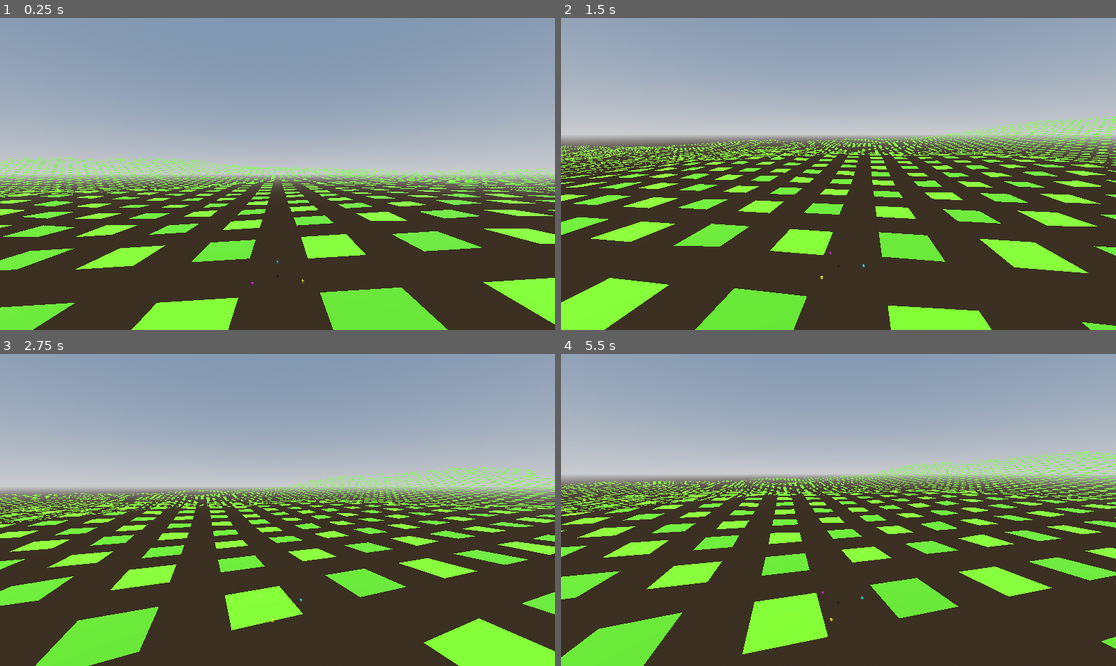
Above: before the commit, frames 1-4 (two rows, left to right).
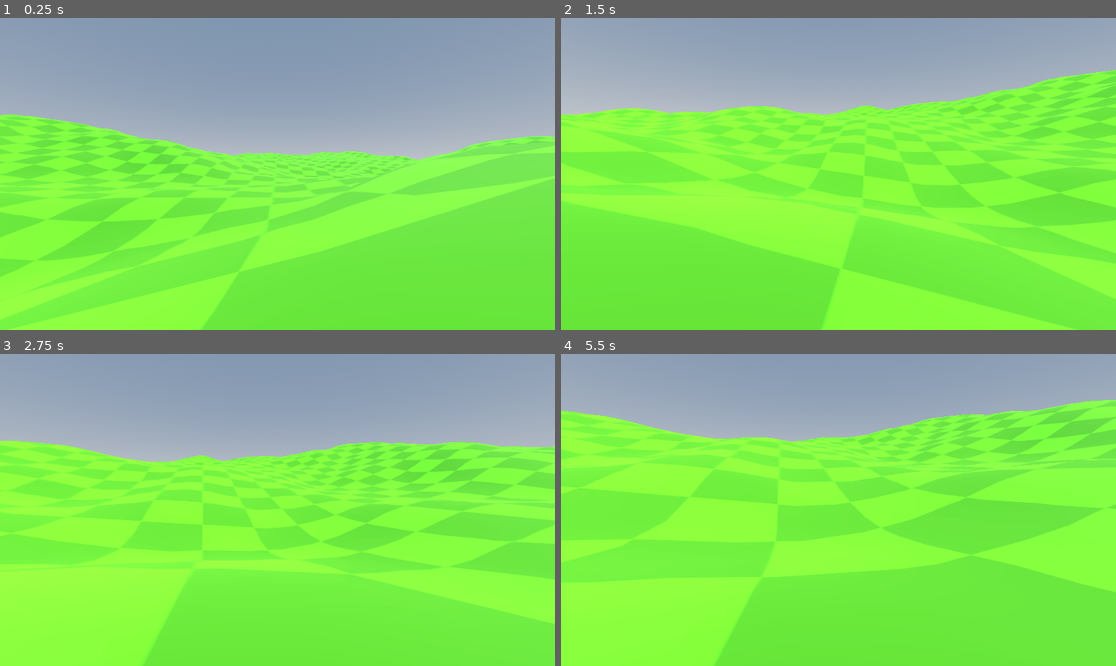
Above: after the commit, the same moments.

Repository: westonkelliher/GetHeavy
Game: Godot game, scene res://world.tscn
The game is run twice, just before and just after one commit, with the same random seed, the same clock (stepped at 60 frames per second) and the same inputs.
Inputs (mouse positions are in pixels of both pictures, inside the frame that each line leads up to):
- Up to frame 1 (0.25 s): no input
- Up to frame 2 (1.5 s): move the mouse to (960, 158) at 0.52 s; tap Space (heavy) at 0.6, 1.35 s; click (960, 158) at 0.67 s; move the mouse to (810, 174) at 1.27 s; click (810, 174) at 1.42 s
- Up to frame 3 (2.75 s): move the mouse to (288, 503) at 2.02 s; tap Space (heavy) at 2.1 s; click (288, 503) at 2.17 s
- Up to frame 4 (5.5 s): move the mouse to (832, 516) at 2.77 s; tap Space (heavy) every 0.75 s from 2.85 to 5.1 s; click (832, 516) at 2.92 s; move the mouse to (877, 513) at 3.52 s; click (877, 513) at 3.67 s; move the mouse to (794, 506) at 4.27 s; click (794, 506) at 4.42 s; move the mouse to (844, 510) at 5.02 s; click (844, 510) at 5.17 s

The runs differ from the first frame. In frame 1, 50% of the frame differs, in the area x 0-100%, y 30-100%; in frame 2, 62%; in frame 3, 60%; in frame 4, 70%, in the area x 0-100%, y 14-100%.

Commit message:
fixed height floor scaling

Diff:
--- a/calc.gd
+++ b/calc.gd
@@ -50,7 +50,10 @@
 	if tang_norm.y > 0:
 		tang_norm = -tang_norm
 	# projection of DOWN onto the plane
-	var down_proj: Vector3 = Vector3.DOWN - tang_norm.dot(Vector3.DOWN) * tang_norm
+	var dot := tang_norm.dot(Vector3.DOWN)
+	if dot > 0.999:
+		return Vector3.ZERO
+	var down_proj: Vector3 = Vector3.DOWN - dot * tang_norm
 	# debug
 	player.set_debug_points([a, b, c, p])
 	#
--- a/height_floor.gd
+++ b/height_floor.gd
@@ -5,13 +5,13 @@
 
 signal terrain_ready
 
-const VERTICE_SPACING := 2.0
+const VERTICE_SPACING := 1.1
 
 func noise_init_heights(s: float = amplitude) -> void:
 	# 1. Build noise → Image --------------------------------------------------
 	var noise := FastNoiseLite.new()
 	noise.noise_type = FastNoiseLite.TYPE_SIMPLEX_SMOOTH
-	noise.frequency  = 0.002
+	noise.frequency  = 0.008
 	noise.seed       = randi()
 
 	var tex := NoiseTexture2D.new()
@@ -26,10 +26,12 @@
 
 	# 2. Feed heights into existing HeightMapShape3D --------------------------
 	$Shape.shape.update_map_data_from_image(img, -s, s)
+	$Shape.scale = Vector3.ONE*VERTICE_SPACING
 
 	# 3. Build CPU mesh that reuses the material set in the editor ------------
 	$Mesh.mesh = build_heightmap_mesh(img, -s, s)
-	$Mesh.position = Vector3((size.x - 1) * 0.5, 0.0, (size.y - 1) * 0.5)*-1
+	const sconch := 0.5*VERTICE_SPACING
+	$Mesh.position = Vector3((size.x - 1) * sconch, 0.0, (size.y - 1) * sconch)*-1
 	# (material_override stays whatever you set in the Inspector)
 
 	# 4. Signal that terrain is ready after physics has the collider ----------
@@ -47,27 +49,28 @@
 	var inv_w: float = 1.0 / float(w - 1)
 	var inv_d: float = 1.0 / float(d - 1)
 
-	for z_ in range(d - 1):
-		for x_ in range(w - 1):
-			var z := z_*VERTICE_SPACING
-			var x := x_*VERTICE_SPACING
+	for z_i in range(d - 1):
+		for x_i in range(w - 1):
+			var z := z_i*VERTICE_SPACING
+			var x := x_i*VERTICE_SPACING
+			var VS := VERTICE_SPACING
 			# sample heights --------------------------------------------------
-			var h00: float = h_min + (h_max - h_min) * img.get_pixel(x,     z).r
-			var h10: float = h_min + (h_max - h_min) * img.get_pixel(x + 1, z).r
-			var h01: float = h_min + (h_max - h_min) * img.get_pixel(x,     z + 1).r
-			var h11: float = h_min + (h_max - h_min) * img.get_pixel(x + 1, z + 1).r
+			var h00: float = h_min + (h_max - h_min) * img.get_pixel(x_i,     z_i).r
+			var h10: float = h_min + (h_max - h_min) * img.get_pixel(x_i + 1, z_i).r
+			var h01: float = h_min + (h_max - h_min) * img.get_pixel(x_i,     z_i + 1).r
+			var h11: float = h_min + (h_max - h_min) * img.get_pixel(x_i + 1, z_i + 1).r
 
 			# vertices --------------------------------------------------------
-			var v00 := Vector3(x,     h00, z)
-			var v10 := Vector3(x + 1, h10, z)
-			var v01 := Vector3(x,     h01, z + 1)
-			var v11 := Vector3(x + 1, h11, z + 1)
+			var v00 := Vector3(x,     h00*VS, z)
+			var v10 := Vector3(x + VS, h10*VS, z)
+			var v01 := Vector3(x,     h01*VS, z + VS)
+			var v11 := Vector3(x + VS, h11*VS, z + VS)
 
 			# UVs -------------------------------------------------------------
 			var uv00 := Vector2(float(x)       * inv_w, float(z)       * inv_d)
-			var uv10 := Vector2(float(x + 1)   * inv_w, float(z)       * inv_d)
-			var uv01 := Vector2(float(x)       * inv_w, float(z + 1)   * inv_d)
-			var uv11 := Vector2(float(x + 1)   * inv_w, float(z + 1)   * inv_d)
+			var uv10 := Vector2(float(x + VS)   * inv_w, float(z)       * inv_d)
+			var uv01 := Vector2(float(x)       * inv_w, float(z + VS)   * inv_d)
+			var uv11 := Vector2(float(x + VS)   * inv_w, float(z + VS)   * inv_d)
 
 			# first triangle (v00, v10, v01) ----------------------------------
 			st.set_uv(uv00); st.add_vertex(v00)
--- a/height_floor.tscn
+++ b/height_floor.tscn
@@ -8,6 +8,7 @@
 [sub_resource type="PlaneMesh" id="PlaneMesh_ca6xm"]
 
 [node name="HeightFloor" type="StaticBody3D"]
+transform = Transform3D(3, 0, 0, 0, 3, 0, 0, 0, 3, 0, 0, 0)
 script = ExtResource("1_nt3s1")
 
 [node name="Shape" type="CollisionShape3D" parent="."]
--- a/player.gd
+++ b/player.gd
@@ -2,8 +2,8 @@
 extends CharacterBody3D
 
 
-const HIGH_GRAV := 11
-const LOW_GRAV := 5.0
+const HIGH_GRAV := 10.0
+const LOW_GRAV := 3.0
 
 const HIGH_FRIC := 0.12
 const LOW_FRIC := 0.07
@@ -47,6 +47,8 @@
 		velocity += Vector3.DOWN*grav*delta
 	else:
 		var downhill := Calc.get_downward_vector(global_position.x, global_position.z)
+		if downhill.length() == 0:
+			return
 		var dh_acc := downhill * downhill.dot(Vector3.DOWN) * grav
 		$Debug/Ray.target_position = dh_acc * 0.5/sqrt(dh_acc.length())
 		velocity += dh_acc * delta
